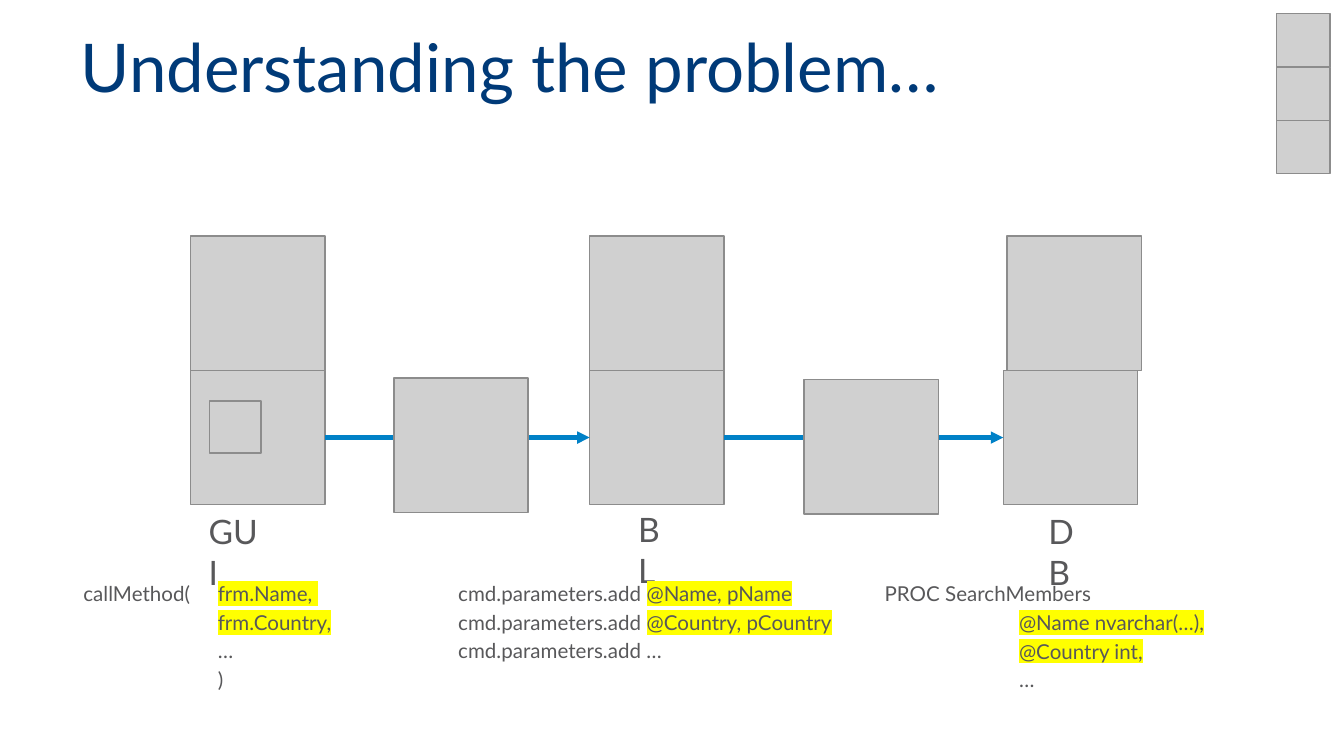
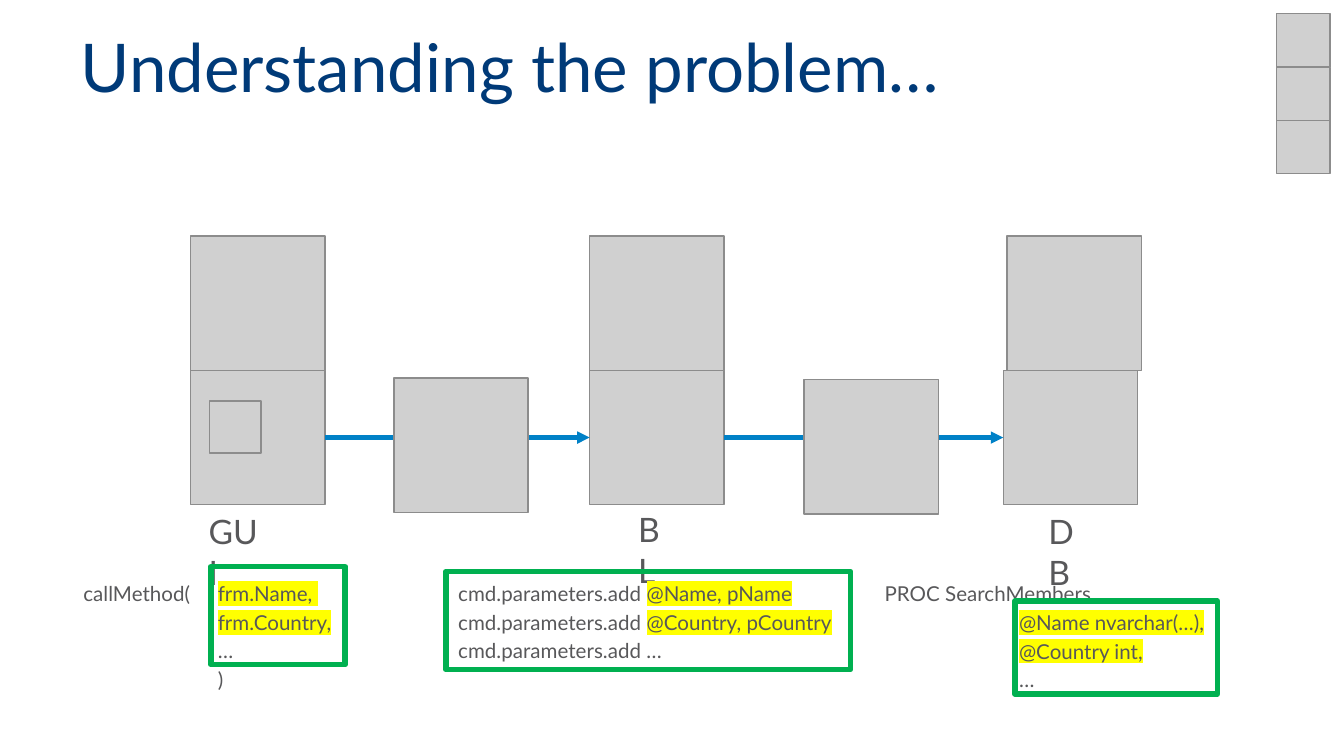
Before and after one commit to MadeiraData/DynamicFilters, a slide deck: slide 16 of DynamicFilters_Presentation_Eng.pptx. Drawn at 1344x756 pixels with LibreOffice and Linux fonts; fonts in the diff are those of the drawing; grey boxes stand for pictures; background and template pictures are left out. Boxes give left, top, right and bottom in pixels: in the first picture for what was removed or moved away, otherwise in the second. Text is boxed around its words. In the diff, an @@ line names an element or a change of style, - is before the commit and + after.

```diff
--- a/DynamicFilters_Presentation_Eng.pptx
+++ b/DynamicFilters_Presentation_Eng.pptx
@@ rectangle added at (211,567,345,665), outline #00B050 3 pt @@
@@ rectangle added at (446,571,851,669), outline #00B050 3 pt @@
@@ rectangle added at (1015,601,1218,694), outline #00B050 3 pt @@
```
Also in this commit, not shown: 9 other slides changed, 1 slide added.
